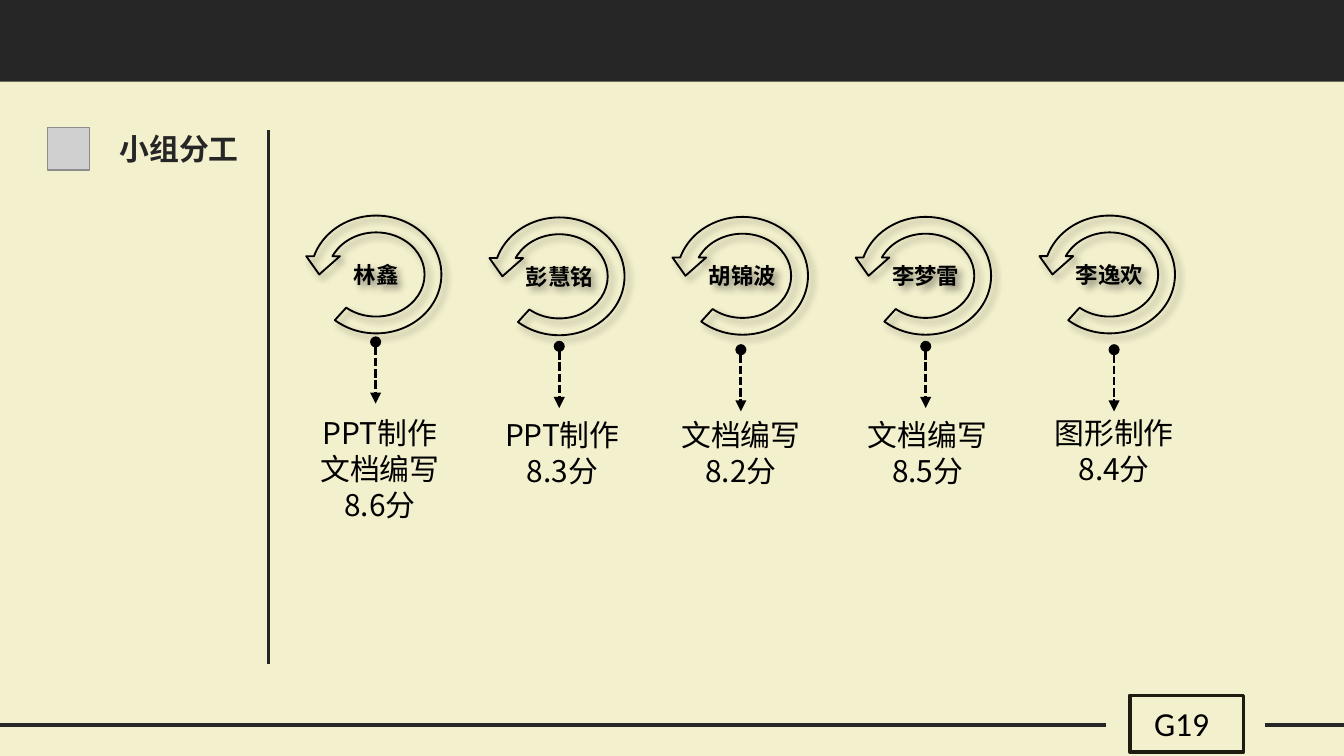
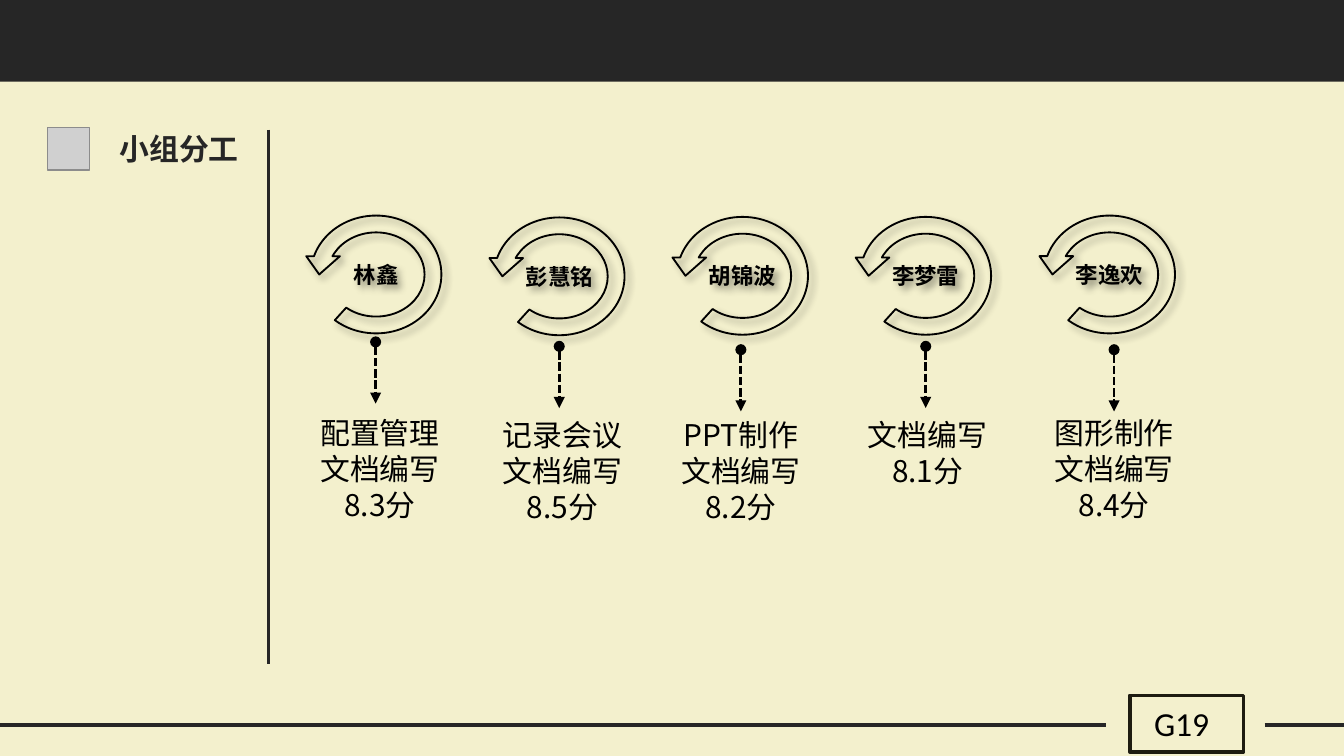
Before and after one commit to G19-Fish/PRD2018-G19, a slide deck: slide 42 of PRD2018-G19-需求项目计划PPT.pptx. Drawn at 1344x756 pixels with LibreOffice and Linux fonts; fonts in the diff are those of the drawing; grey boxes stand for pictures. Boxes give left, top, right and bottom in pixels: in the first picture for what was removed or moved away, otherwise in the second. Text is boxed around its words. In the diff, an @@ line names an element or a change of style, - is before the commit and + after.

```diff
--- a/PRD2018-G19-需求项目计划PPT.pptx
+++ b/PRD2018-G19-需求项目计划PPT.pptx
@@ text at (320, 419, 439, 519): text changed @@
-PPT制作
-文档编写8.6分
+配置管理
+文档编写8.3分
@@ text at (503, 421, 622, 521): text changed @@
-PPT制作
-8.3分
+记录会议
+文档编写
+8.5分
@@ text at (684, 421, 798, 449): paragraph added @@
+PPT制作
@@ text at (892, 457, 963, 485): text changed @@
-8.5分
+8.1分
@@ text at (1055, 455, 1174, 483): paragraph added @@
+文档编写
```
Also in this commit, not shown: 2 other slides changed.
